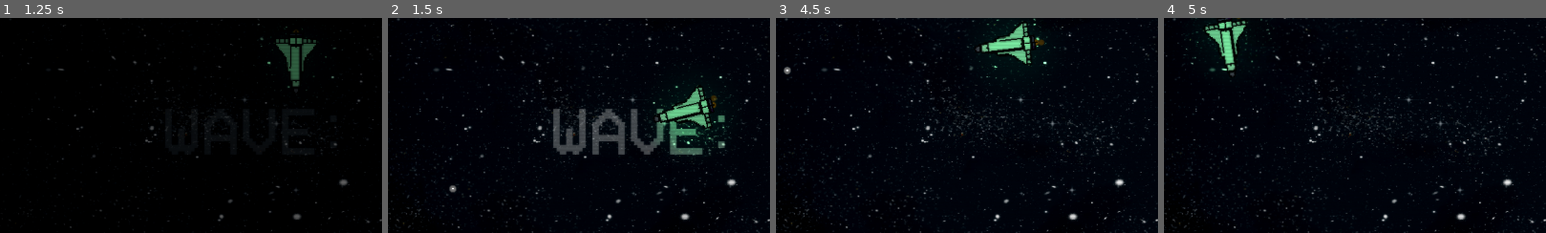
Above: before the commit, frames 1-4 (left to right).
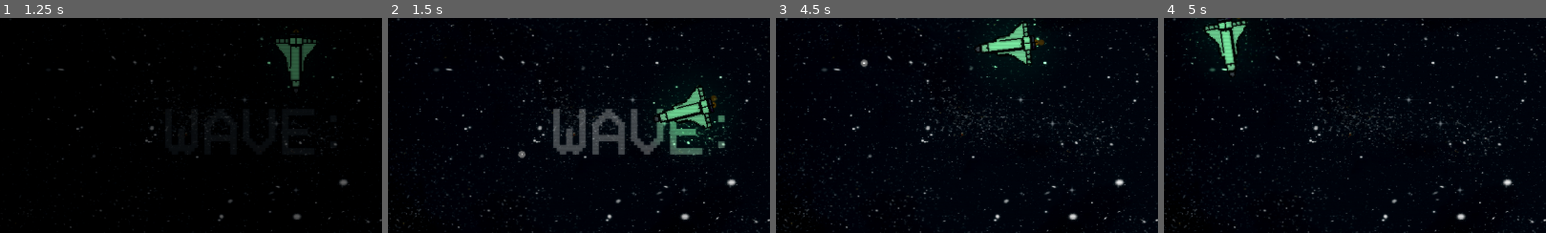
Above: after the commit, the same moments.

Repository: rickxzx/Space_Wave_Game
Game: Godot game, scene res://cenas/menu.tscn
Two runs of this game, one before a commit and one after it. Both use one fixed random seed, a clock stepped at 60 frames per second and the inputs below. Sound files missing from this copy of the repository are replaced by a short silence.
Inputs (mouse positions are % of the whole screen's width and height, from its top left):
- Up to frame 1 (1.25 s): tap Space at 0.5 s; move the mouse to (55, 50) at 0.52 s; hold Up (ui_up) from 0.53 s (still down); tap Enter (ui_accept) at 0.6, 0.77, 1.07 s
- Up to frame 2 (1.5 s): move the mouse to (30, 55) at 1.27 s; release Up (ui_up) at 1.28 s; hold Down (ui_down) from 1.28 s (still down); click (30, 55) at 1.35 s
- Up to frame 3 (4.5 s): tap Enter (ui_accept) at 1.52, 1.55, 1.82, 2.3, 3.02, 3.05, 3.32, 3.6, 3.77, 4.07 s; move the mouse to (60, 28) at 2.02 s; release Down (ui_down) at 2.03 s; hold Right (ui_right) 2.03-2.78 s; tap Q (PowerUP) at 2.1 s; move the mouse to (45, 70) at 2.77 s; hold Up (ui_up) 2.78-3.53 s; tap E (UTI) at 2.85 s; move the mouse to (80, 65) at 3.52 s; hold Left (ui_left) from 3.53 s (still down); move the mouse to (20, 35) at 4.27 s; click (20, 35) at 4.35 s
- Up to frame 4 (5 s): keep holding Left (ui_left); tap Enter (ui_accept) at 4.52, 4.55, 4.82 s
The pictures show only the part of the screen within x 11-61%, y 24-74%; the shares and areas given below are measured in that part.

Frame 1 is identical in both runs. In frame 2, 0.1% of the frame differs, in the area x 16-36%, y 61-82%; in frame 3, 0.1%; in frame 4, nothing differs.

Commit message:
Space Wave

Diff:
--- /dev/null
+++ b/game_jam/cenas/bullet_explomb.tscn
@@ -0,0 +1,39 @@
+[gd_scene load_steps=4 format=3 uid="uid://covmrpx8n1j4a"]
+
+[ext_resource type="Script" uid="uid://dqr4ypnjbgr4p" path="res://scripts/bullet_explomb.gd" id="1_tuc02"]
+
+[sub_resource type="Gradient" id="Gradient_0s1f0"]
+offsets = PackedFloat32Array(0.16, 0.82)
+colors = PackedColorArray(1, 1, 1, 1, 0, 0, 0, 1)
+
+[sub_resource type="Gradient" id="Gradient_tuc02"]
+offsets = PackedFloat32Array(0.686667, 1)
+colors = PackedColorArray(1, 1, 1, 1, 0, 0, 0, 1)
+
+[node name="Node2D" type="Node2D"]
+script = ExtResource("1_tuc02")
+
+[node name="CPUParticles2D" type="CPUParticles2D" parent="."]
+amount = 50
+lifetime = 0.1
+spread = 107.75
+gravity = Vector2(0, 0)
+initial_velocity_min = 1000.0
+initial_velocity_max = 1000.0
+scale_amount_min = 1.3
+scale_amount_max = 2.0
+color_ramp = SubResource("Gradient_0s1f0")
+color_initial_ramp = SubResource("Gradient_tuc02")
+
+[node name="Timer" type="Timer" parent="."]
+wait_time = 0.05
+one_shot = true
+autostart = true
+
+[node name="Timer2" type="Timer" parent="."]
+wait_time = 0.2
+one_shot = true
+autostart = true
+
+[connection signal="timeout" from="Timer" to="." method="_on_timer_timeout"]
+[connection signal="timeout" from="Timer2" to="." method="_on_timer_2_timeout"]
--- a/game_jam/cenas/map.tscn
+++ b/game_jam/cenas/map.tscn
@@ -160,6 +160,21 @@
 size = Vector2(1280, 720)
 center_offset = Vector3(640, 360, 0)
 
+[sub_resource type="Animation" id="Animation_wjlm5"]
+length = 0.001
+tracks/0/type = "value"
+tracks/0/imported = false
+tracks/0/enabled = true
+tracks/0/path = NodePath(".:modulate")
+tracks/0/interp = 1
+tracks/0/loop_wrap = true
+tracks/0/keys = {
+"times": PackedFloat32Array(0),
+"transitions": PackedFloat32Array(1),
+"update": 0,
+"values": [Color(1, 1, 1, 1)]
+}
+
 [sub_resource type="Animation" id="Animation_v73jy"]
 resource_name = "freeze"
 length = 3.0
@@ -174,21 +189,6 @@
 "transitions": PackedFloat32Array(1, 1, 1, 1),
 "update": 0,
 "values": [Color(1, 1, 1, 1), Color(0.531973, 0.756806, 1, 1), Color(0.531973, 0.756806, 1, 1), Color(1, 1, 1, 1)]
-}
-
-[sub_resource type="Animation" id="Animation_wjlm5"]
-length = 0.001
-tracks/0/type = "value"
-tracks/0/imported = false
-tracks/0/enabled = true
-tracks/0/path = NodePath(".:modulate")
-tracks/0/interp = 1
-tracks/0/loop_wrap = true
-tracks/0/keys = {
-"times": PackedFloat32Array(0),
-"transitions": PackedFloat32Array(1),
-"update": 0,
-"values": [Color(1, 1, 1, 1)]
 }
 
 [sub_resource type="Animation" id="Animation_p7ef8"]
--- a/game_jam/scripts/bullet.gd
+++ b/game_jam/scripts/bullet.gd
@@ -1,4 +1,6 @@
 extends Node2D
+var explomb = preload("res://cenas/bullet_explomb.tscn")
+@onready var circle: Sprite2D = $Circle
 
 
 # Called when the node enters the scene tree for the first time.
@@ -8,7 +10,7 @@
 
 # Called every frame. 'delta' is the elapsed time since the previous frame.
 func _process(delta: float) -> void:
-	$Circle.position.x += 3000 * delta
+	$Circle.position.x += 2000 * delta
 
 
 func _on_visible_on_screen_enabler_2d_screen_exited() -> void:
@@ -17,12 +19,24 @@
 
 func deu_dano(area: Area2D) -> void:
 	if area.is_in_group("enemy_1"):
+		var particula = Global.instance_node(explomb, global_position, Global.criação)
+		particula.global_position = circle.global_position
+		particula.rotation = Global.bullet_rotation
 		queue_free()
 	if area.is_in_group("enemy_2"):
+		var particula = Global.instance_node(explomb, global_position, Global.criação)
+		particula.global_position = circle.global_position
+		particula.rotation = Global.bullet_rotation
 		queue_free()
 	if area.is_in_group("enemy_3"):
+		var particula = Global.instance_node(explomb, global_position, Global.criação)
+		particula.global_position = circle.global_position
+		particula.rotation = Global.bullet_rotation
 		queue_free()
 	if area.is_in_group("enemy4"):
+		var particula = Global.instance_node(explomb, global_position, Global.criação)
+		particula.global_position = circle.global_position
+		particula.rotation = Global.bullet_rotation
 		queue_free()
 
 
--- /dev/null
+++ b/game_jam/scripts/bullet_explomb.gd
@@ -0,0 +1,14 @@
+extends Node2D
+
+
+func _on_timer_timeout() -> void:
+	set_process(false)
+	set_physics_process(false)
+	set_process_input(false)
+	set_process_internal(false)
+	set_process_unhandled_input(false)
+	set_process_unhandled_key_input(false)
+
+
+func _on_timer_2_timeout() -> void:
+	queue_free()
--- a/game_jam/scripts/enemy.gd
+++ b/game_jam/scripts/enemy.gd
@@ -2,6 +2,7 @@
 var speed = randi_range(150, 160)
 var chance = randi_range(1,5)
 var velocity = Vector2()
+var stun : bool = false
 @export var life = 2
 @onready var particulas = preload("res://cenas/particula.tscn")
 @onready var cura = preload("res://cenas/cura__simples.tscn")
@@ -12,10 +13,14 @@
 func _process(delta: float) -> void:
 	if Global.player != null:
 		velocity = global_position.direction_to(Global.player.global_position)
-	if Global.time_z == false:
+	if Global.time_z == false and stun == false:
 		global_position += velocity * speed * delta
-	if Global.time_z == true:
+	if Global.time_z == true and stun == false:
 		global_position += velocity * Global.velocity_enemy * delta
+	if Global.time_z == false and stun == true:
+		global_position -= velocity * 220 * delta
+	if Global.time_z == true and stun == true:
+		global_position -= velocity * 50 * delta
 	if life <= 0 and Global.criação != null:
 		Global.explosão_do_cometa.play(0)
 		var particula = Global.instance_node(particulas, global_position, Global.criação)
@@ -29,14 +34,17 @@
 	look_at(Global.player_position * -1)
 
 func tomou_dano(area: Area2D) -> void:
+	if area.is_in_group("uti"):
+		life -= 10
+		$".".modulate = "aa30b3b6"
+		$Timer.start(0.1)
 	if area.is_in_group("bullets"):
 		life -= 1
 		$".".modulate = "aa30b3b6"
 		$Timer.start(0.1)
-	if area.is_in_group("uti"):
-		life -= 10
-		$".".modulate = "aa30b3b6"
-		$Timer.start(0.1)
+		stun = true
+		await get_tree().create_timer(0.1).timeout
+		stun = false
 
 
 func cor_white() -> void:
--- a/game_jam/scripts/enemy2.gd
+++ b/game_jam/scripts/enemy2.gd
@@ -1,6 +1,7 @@
 extends Sprite2D
 var speed = randi_range(220, 250)
 var velocity = Vector2()
+var stun : bool = false
 @export var life = 1
 @onready var particulas = preload("res://cenas/particula.tscn")
 
@@ -10,10 +11,14 @@
 func _process(delta: float) -> void:
 	if Global.player != null:
 		velocity = global_position.direction_to(Global.player.global_position)
-	if Global.time_z == false:
+	if Global.time_z == false and stun == false:
 		global_position += velocity * speed * delta
-	if Global.time_z == true:
+	if Global.time_z == true and stun == false:
 		global_position += velocity * Global.velocity_enemy * delta
+	if Global.time_z == false and stun == true:
+		global_position -= velocity * 300 * delta
+	if Global.time_z == true and stun == true:
+		global_position -= velocity * 50 * delta
 	if life <= 0 and Global.criação != null:
 		Global.explosão_do_cometa.play(0)
 		var particula = Global.instance_node(particulas, global_position, Global.criação)
@@ -29,11 +34,14 @@
 
 
 func _on_area_2d_area_entered(area: Area2D) -> void:
+	if area.is_in_group("uti"):
+		life -= 10
+		$".".modulate = "aa30b3b6"
+		$Timer.start(0.1)
 	if area.is_in_group("bullets"):
 		life -= 1
 		$".".modulate = "aa30b3b6"
 		$Timer.start(0.1)
-	if area.is_in_group("uti"):
-		life -= 10
-		$".".modulate = "aa30b3b6"
-		$Timer.start(0.1)
+		stun = true
+		await get_tree().create_timer(0.1).timeout
+		stun = false
--- a/game_jam/scripts/enemy4.gd
+++ b/game_jam/scripts/enemy4.gd
@@ -2,6 +2,7 @@
 var speed = randi_range(130, 190)
 var filhos = 1
 var velocity = Vector2()
+var stun : bool = false
 var life = 1
 var explodiu : bool = false
 @onready var particulas = preload("res://cenas/particula_2.tscn")
@@ -20,10 +21,14 @@
 	if Global.player != null:
 		velocity = global_position.direction_to(Global.player.global_position)
 	if !explodiu:
-		if Global.time_z == false:
+		if Global.time_z == false and stun == false:
 			global_position += velocity * speed * delta
-		if Global.time_z == true:
+		if Global.time_z == true and stun == false:
 			global_position += velocity * Global.velocity_enemy * delta
+		if Global.time_z == false and stun == true:
+			global_position -= velocity * 300 * delta
+		if Global.time_z == true and stun == true:
+			global_position -= velocity * 50 * delta
 	if explodiu == true and Global.criação != null:
 		if filhos == 0:
 			Global.explosão_do_cometa.play(0)
@@ -40,6 +45,13 @@
 
 
 func _on_area_2d_area_entered(area: Area2D) -> void:
+	if area.is_in_group("uti"):
+		$Area2D.queue_free()
+		$AnimationPlayer.play("explodir")
+		explodiu = true
+		life -= 10
+		$".".modulate = "f8c9aab6"
+		$Timer.start(0.1)
 	if area.is_in_group("bullets"):
 		explodiu = true
 		life -= 1
@@ -48,13 +60,9 @@
 			$AnimationPlayer.play("explodir")
 		$".".modulate = "f8c9aab6"
 		$Timer.start(0.1)
-	if area.is_in_group("uti"):
-		$Area2D.queue_free()
-		$AnimationPlayer.play("explodir")
-		explodiu = true
-		life -= 10
-		$".".modulate = "f8c9aab6"
-		$Timer.start(0.1)
+		stun = true
+		await get_tree().create_timer(0.1).timeout
+		stun = false
 
 
 func _on_animation_player_animation_finished(_anim_name: StringName) -> void:
--- a/game_jam/scripts/enemy_3.gd
+++ b/game_jam/scripts/enemy_3.gd
@@ -2,6 +2,7 @@
 var speed = randi_range(100, 130)
 var chance = randi_range(1,5)
 var velocity = Vector2()
+var stun : bool = false
 @export var life = 5
 @onready var particulas = preload("res://cenas/particula.tscn")
 @onready var curaa = preload("res://cenas/cura_max.tscn")
@@ -13,10 +14,14 @@
 func _process(delta: float) -> void:
 	if Global.player != null:
 		velocity = global_position.direction_to(Global.player.global_position)
-	if Global.time_z == false:
+	if Global.time_z == false and stun == false:
 		global_position += velocity * speed * delta
-	if Global.time_z == true:
+	if Global.time_z == true and stun == false:
 		global_position += velocity * Global.velocity_enemy * delta
+	if Global.time_z == false and stun == true:
+		global_position -= velocity * 220 * delta
+	if Global.time_z == true and stun == true:
+		global_position -= velocity * 50 * delta
 	if life <= 0 and Global.criação != null:
 		Global.explosão_do_cometa.play(0)
 		var particula = Global.instance_node(particulas, global_position, Global.criação)
@@ -34,11 +39,14 @@
 
 
 func _on_area_2d_area_entered(area: Area2D) -> void:
+	if area.is_in_group("uti"):
+		life -= 10
+		$".".modulate = "ff00ffe8"
+		$Timer.start(0.1)
 	if area.is_in_group("bullets"):
 		life -= 1
 		$".".modulate = "ff00ffe8"
 		$Timer.start(0.1)
-	if area.is_in_group("uti"):
-		life -= 10
-		$".".modulate = "ff00ffe8"
-		$Timer.start(0.1)
+		stun = true
+		await get_tree().create_timer(0.1).timeout
+		stun = false
Not shown, added: game_jam/scripts/bullet_explomb.gd.uid
